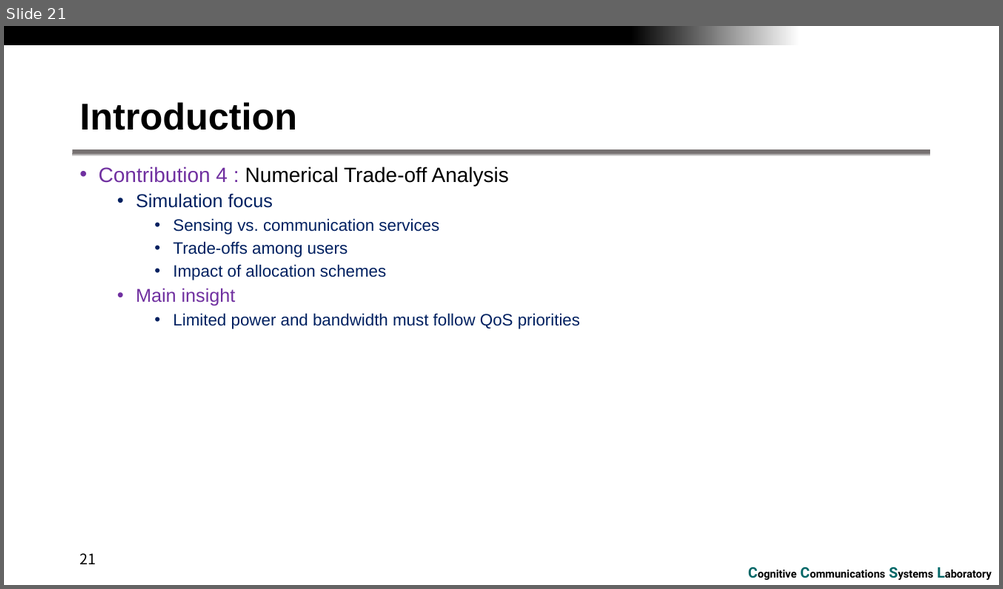
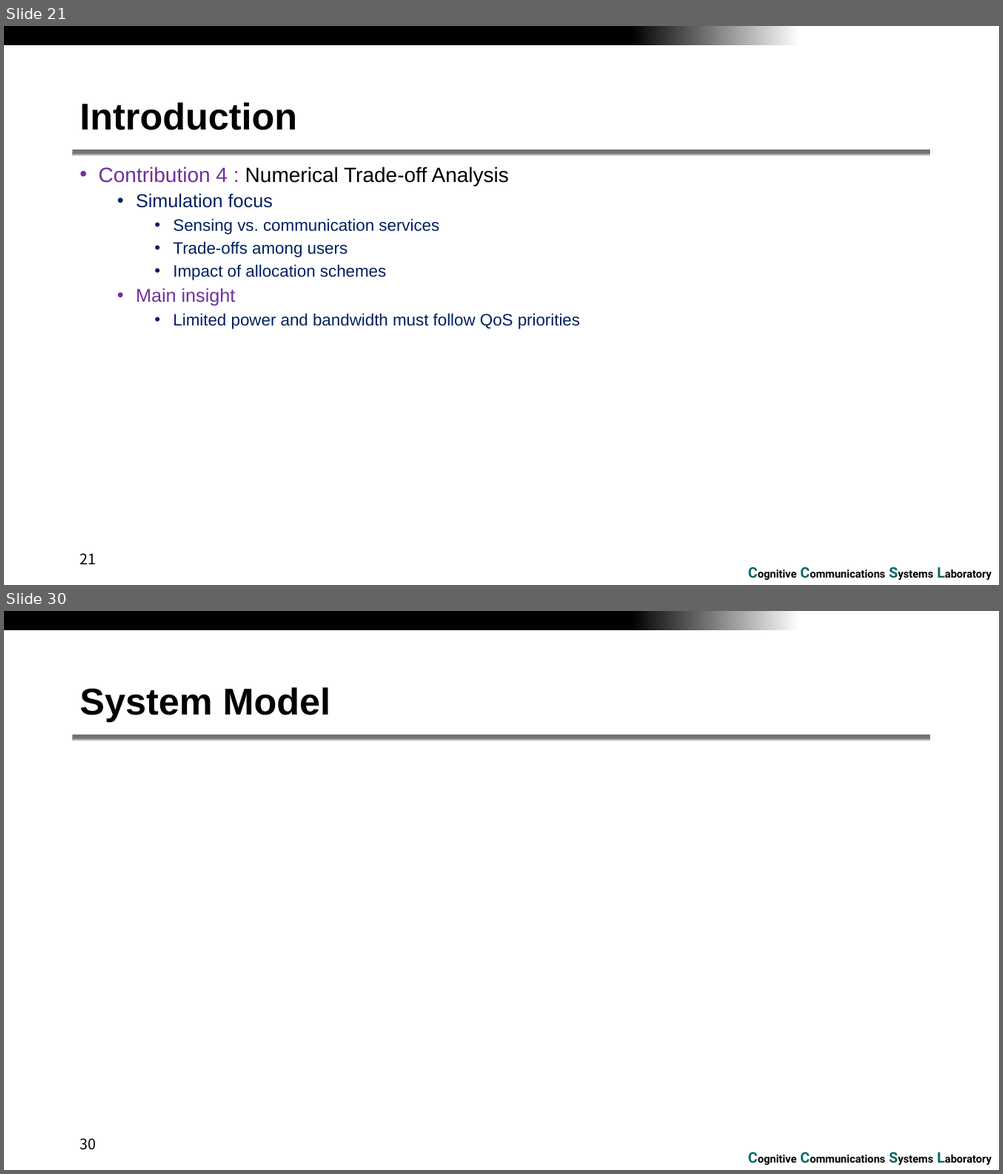
Before and after one commit to RefatHanbat/Sensing-as-a-service-in-6G-A-Unified-framework, a slide deck: sensing_as_a_service.pptx. Shown one above the other, each under a label of ours: slide 21 before the commit, slides 21 and 30 after it; the slides between them are not shown. The pictures are 1003x589 and 1003x1174 pixels, drawn with LibreOffice and Linux fonts; fonts in the diff are those of the drawing; grey boxes stand for pictures; background and template pictures are left out. Boxes give left, top, right and bottom in pixels: in the first picture for what was removed or moved away, otherwise in the second. Text is boxed around its words. In the diff, an @@ line names an element or a change of style, - is before the commit and + after.

```diff
--- a/sensing_as_a_service.pptx
+++ b/sensing_as_a_service.pptx
@@ slide 30 added at (4,611,999,1170), background #FFFFFF; not listed: 3 template elements that a slide beside it also shows @@
@@ title added at (79,687,330,722), 36 pt, text #000000, bold @@
+System Model
@@ page number added at (79,1139,96,1150), 14 pt, text #000000 @@
+30
```
Also in this commit, not shown: 97 other slides added, 5 other files.
